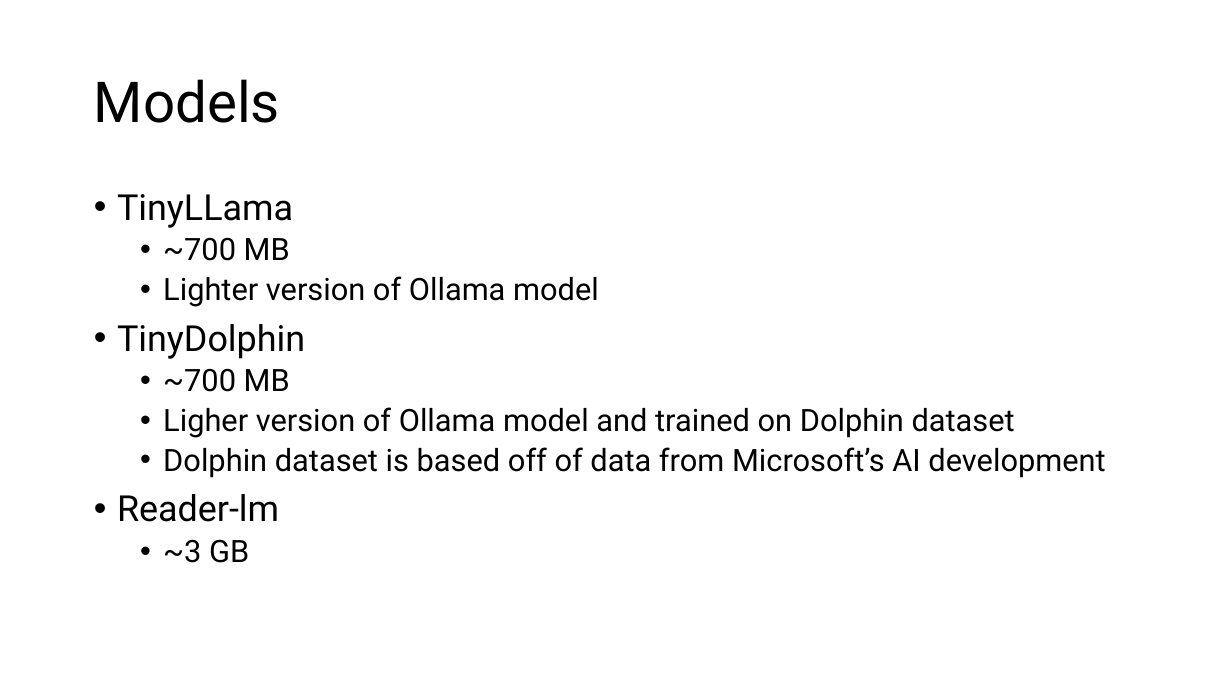
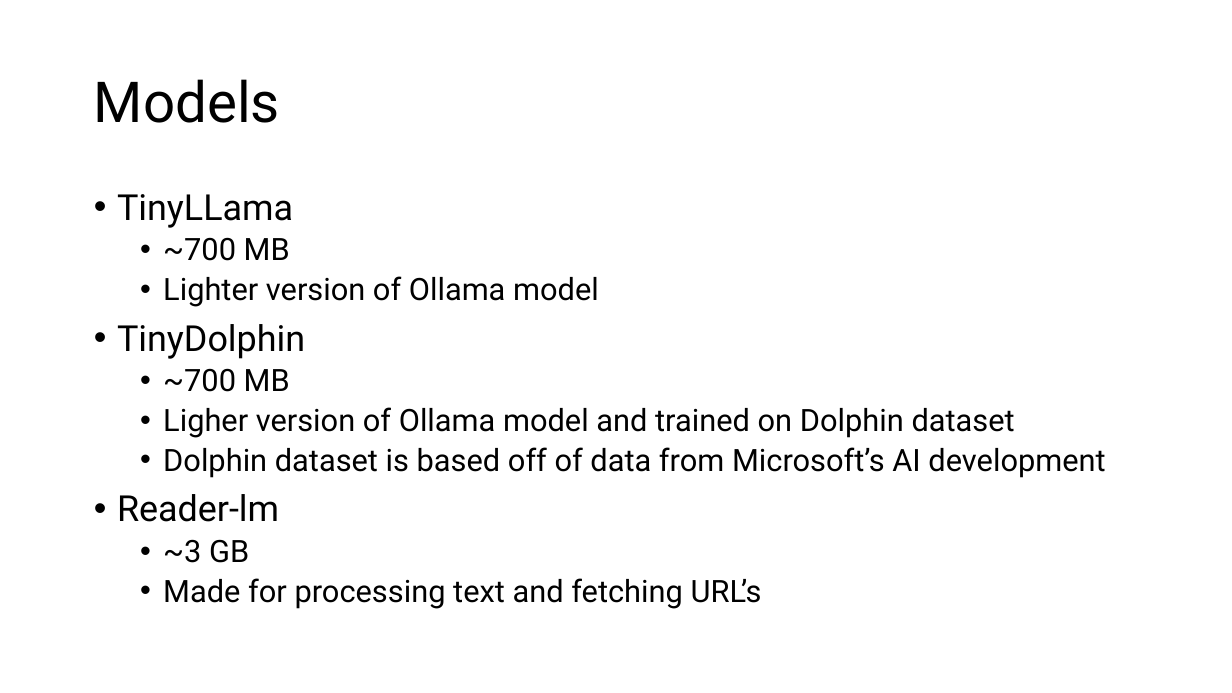
Before and after one commit to Harrison-Flax/Exam2, a slide deck: slide 2 of exam2.pptx. Drawn at 1232x693 pixels with LibreOffice and Linux fonts; fonts in the diff are those of the drawing. Boxes give left, top, right and bottom in pixels: in the first picture for what was removed or moved away, otherwise in the second. Text is boxed around its words. In the diff, an @@ line names an element or a change of style, - is before the commit and + after.

```diff
--- a/exam2.pptx
+++ b/exam2.pptx
@@ text at (x1=163, y1=578, x2=762, y2=609): paragraph added @@
+  • Made for processing text and fetching URL’s
```
Also in this commit, not shown: 1 other file.
